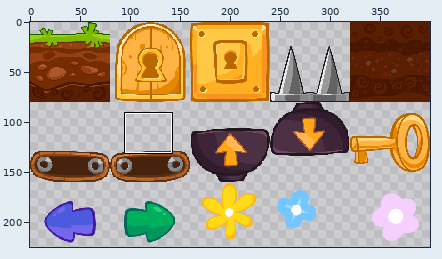
File history of a sprite sheet, Assets/Actual/Tileset1_80px.png. Above, an overview of the earlier version with the close-up marked.
Close-up. Before:
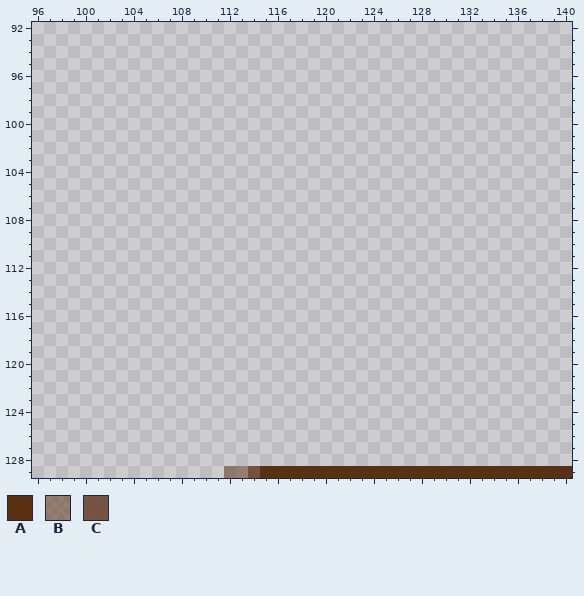
The file is 400x240 pixels. Pixels under 10% opacity are left out. Colours within 5 levels of each other are drawn and written as one. Shown: x 96..140, y 92..129. The wide view leaves out empty margins. The commit also changed other parts of the picture, which this record leaves out.
Palette (. is transparent): A #5b2f12  B #5c301280  C #5c2e13c0
Pixels before, first column x 112:
129 BBCAAAAAAAAAAAAAAAAAAAAAAAAAA
Now the later version:
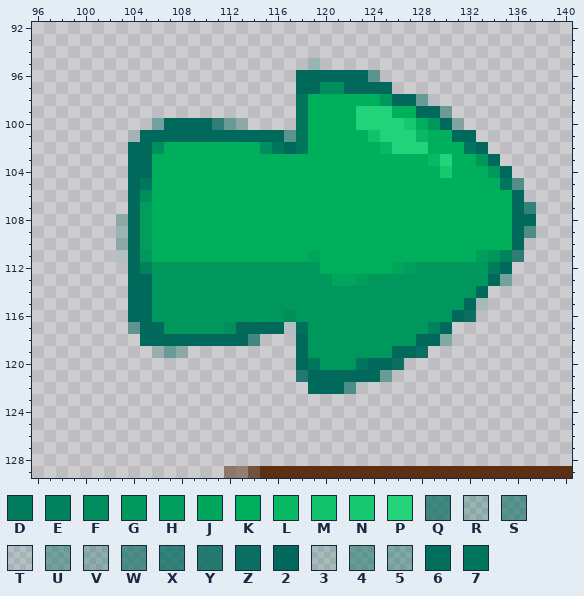
Colours new in this view: D #007c5c  E #00825c  F #008f5c  G #00975c  H #009d5c  J #00a65c  K #00af5c  L #09b864  M #11c16b  N #17c871  P #22d37a  Q #00685bb0  R #00685c40  S #00685c90  T #00686020  U #00695b70  V #00695c50  W #00695ca0  X #00695cc0  Y #00695cd0  Z #00695cf0  2 #00695c  3 #006a5a30  4 #006a5c80  5 #006a5d60  6 #00705c  7 #00765c
Change:
y 95: x 119 . -> R
y 96: x 118..124 ....... -> 222222S
y 97: x 118..125 ........ -> 22FF2222
y 98: x 118..128 ........... -> 7KKKKKKG224
y 99: x 118..130 ............. -> 7KKKKPPPKK22U
y 100: x 106..113 ........ -> U2222X4R; x 118..131 .............. -> 7KKKKPPPPNKG2V
y 101: x 104..132 ............................. -> T222222222222S7KKKKKMPPPLKK22
y 102: x 104..133 .............................. -> 22FKKKKKKKKF727KKKKKKLPPPKKK72
y 103: x 104..134 ............................... -> 22KKKKKKKKKKKKKKKKKKKKKKKLPKKG2
y 104: x 104..135 ................................ -> 22KKKKKKKKKKKKKKKKKKKKKKKKNKKKG2
y 105: x 104..136 ................................. -> 27KKKKKKKKKKKKKKKKKKKKKKKKKKKKK7S
y 106: x 104..136 ................................. -> 2FKKKKKKKKKKKKKKKKKKKKKKKKKKKKKK2
y 107: x 104..137 .................................. -> 2HKKKKKKKKKKKKKKKKKKKKKKKKKKKKKK2X
y 108: x 103..137 ................................... -> R2HKKKKKKKKKKKKKKKKKKKKKKKKKKKKKK22
y 109: x 103..137 ................................... -> R2HKKKKKKKKKKKKKKKKKKKKKKKKKKKKKK2W
y 110: x 103..136 .................................. -> R2HKKKKKKKKKKKKKKKKKKKKKKKKKKKKKK2
y 111: x 103..136 .................................. -> T2GKKKKKKKKKKKKKJKKKKKKKKKKKKKHGEX
y 112: x 104..135 ................................ -> 2EGGGGGGGGGGGGGGKKKKKKJHGGGGGGD2
y 113: x 104..135 ................................ -> 22GGGGGGGGGGGGGGGJJHGGGGGGGGGG2U
y 114: x 104..133 .............................. -> 22GGGGGGGGGGGGGGGGGGGGGGGGGGG2
y 115: x 104..133 .............................. -> 22GGGGGGGGGGGGGGGGGGGGGGGGGG23
y 116: x 104..132 ............................. -> 22GGGGGGGGGGGFGGGGGGGGGGGGG2Z
y 117: x 104..130 ........................... -> 422GGGGGF2222T6GGGGGGGGGGE2
y 118: x 105..114 .......... -> 222222222Q; x 118..130 ............. -> 2GGGGGGGGG225
y 119: x 106..108 ... -> 34R; x 118..128 ........... -> 2GGGGGGG22Z
y 120: x 118..126 ......... -> 27GGG722Z
y 121: x 118..125 ........ -> Y2222224
y 122: x 119..122 .... -> 222W
Boxes around the changes in both close-ups, in picture pixels (x1, y1, x2, y2):
added: (116, 58, 536, 394)
